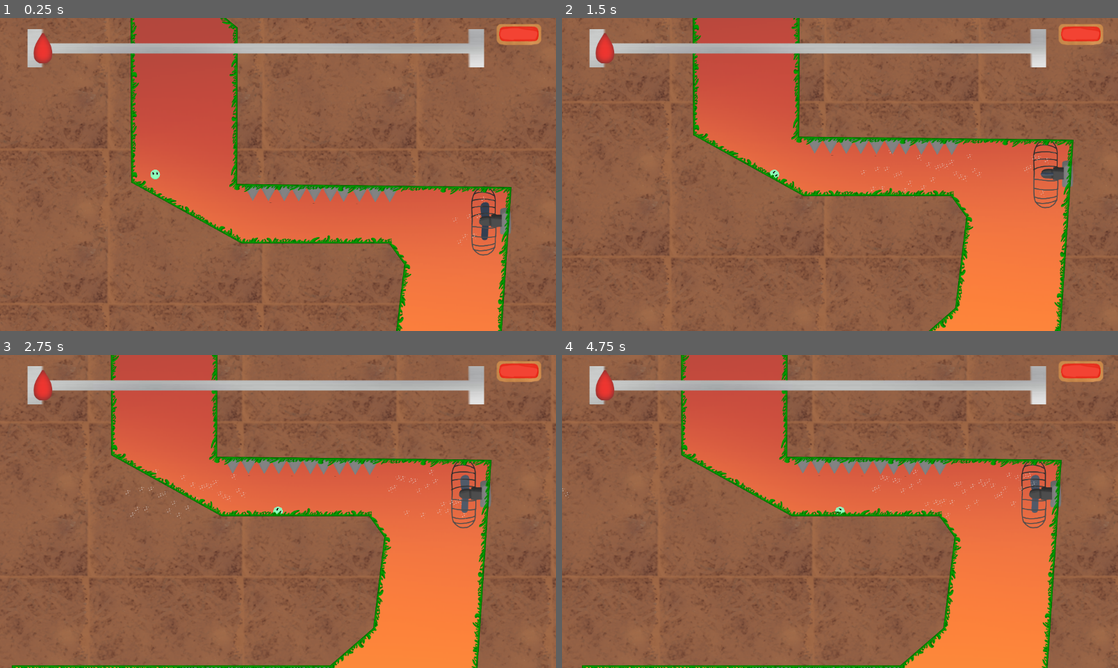
Above: before the commit, frames 1-4 (two rows, left to right).
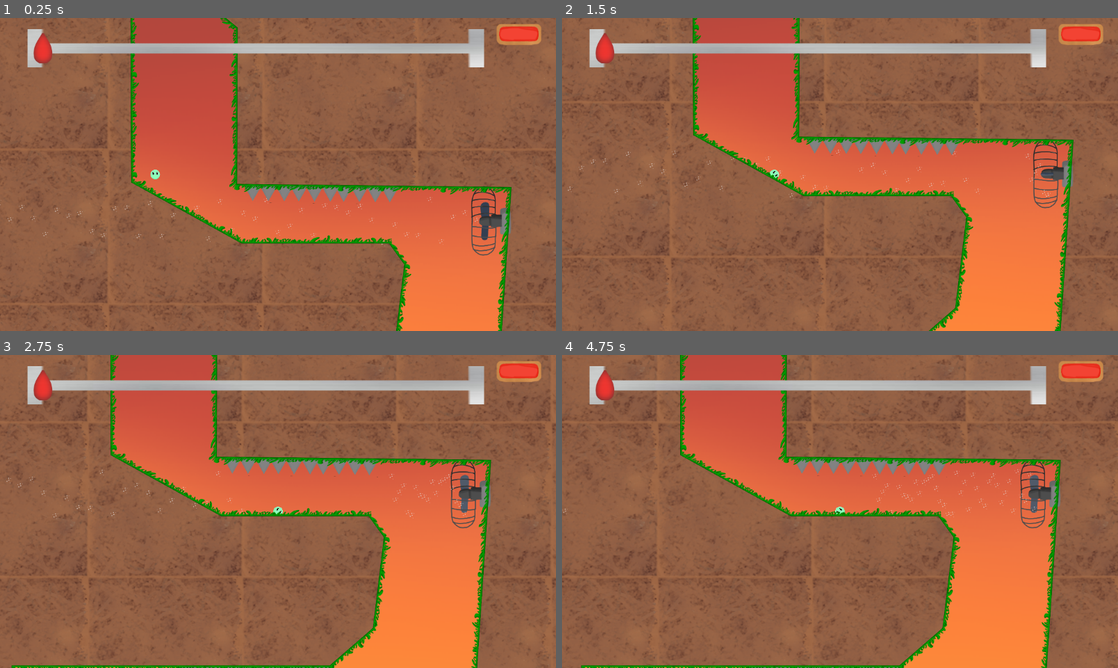
Above: after the commit, the same moments.

Repository: ryans11d2/Scale
Game: Godot game, scene res://Levels/level_4.tscn
Same seed, same stepped clock (60 frames per second), same inputs: the game is played once before the commit and once after it. This scene is started directly instead of the project's main scene. Sound files missing from this copy of the repository are replaced by a short silence.
Inputs:
- Up to frame 1 (0.25 s): no input
- Up to frame 2 (1.5 s): no input
- Up to frame 3 (2.75 s): no input
- Up to frame 4 (4.75 s): no input

The runs differ from the first frame. In frame 1, 0.1% of the frame differs, in the area x 0-88%, y 57-73%; in frame 2, 0.2%; in frame 3, 2.0%; in frame 4, 3.2%, in the area x 0-100%, y 0-100%.

Commit message:
Minor Stuff

Diff:
--- a/Levels/level_4.tscn
+++ b/Levels/level_4.tscn
@@ -26,7 +26,7 @@
 [ext_resource type="Texture2D" uid="uid://o3qv7ynpry20" path="res://Sprites/Scale_BG_Sunset.png" id="23_aup42"]
 
 [sub_resource type="RectangleShape2D" id="RectangleShape2D_awhmw"]
-size = Vector2(1116, 302)
+size = Vector2(1114, 302)
 
 [sub_resource type="SpriteFrames" id="SpriteFrames_nri3v"]
 animations = [{
@@ -58,10 +58,10 @@
 initial_velocity_max = 510.0
 gravity = Vector3(0, 0, 0)
 
-[sub_resource type="RectangleShape2D" id="RectangleShape2D_ff527"]
-size = Vector2(556, 289)
-
-[sub_resource type="ParticleProcessMaterial" id="ParticleProcessMaterial_jgypk"]
+[sub_resource type="RectangleShape2D" id="RectangleShape2D_fsnuv"]
+size = Vector2(508, 289)
+
+[sub_resource type="ParticleProcessMaterial" id="ParticleProcessMaterial_618qn"]
 particle_flag_disable_z = true
 emission_shape_scale = Vector3(1, 1.34, 1)
 emission_shape = 3
@@ -71,7 +71,10 @@
 initial_velocity_max = 510.0
 gravity = Vector3(0, 0, 0)
 
-[sub_resource type="ParticleProcessMaterial" id="ParticleProcessMaterial_jsw2t"]
+[sub_resource type="RectangleShape2D" id="RectangleShape2D_kpqwk"]
+size = Vector2(471.999, 289)
+
+[sub_resource type="ParticleProcessMaterial" id="ParticleProcessMaterial_1md01"]
 particle_flag_disable_z = true
 emission_shape_scale = Vector3(1, 1.34, 1)
 emission_shape = 3
@@ -81,7 +84,10 @@
 initial_velocity_max = 510.0
 gravity = Vector3(0, 0, 0)
 
-[sub_resource type="ParticleProcessMaterial" id="ParticleProcessMaterial_sy4e7"]
+[sub_resource type="RectangleShape2D" id="RectangleShape2D_drav1"]
+size = Vector2(589.125, 289)
+
+[sub_resource type="ParticleProcessMaterial" id="ParticleProcessMaterial_840ml"]
 particle_flag_disable_z = true
 emission_shape_scale = Vector3(1, 1.34, 1)
 emission_shape = 3
@@ -91,7 +97,10 @@
 initial_velocity_max = 510.0
 gravity = Vector3(0, 0, 0)
 
-[sub_resource type="ParticleProcessMaterial" id="ParticleProcessMaterial_r46wq"]
+[sub_resource type="RectangleShape2D" id="RectangleShape2D_semu0"]
+size = Vector2(588.125, 289)
+
+[sub_resource type="ParticleProcessMaterial" id="ParticleProcessMaterial_8vg5x"]
 particle_flag_disable_z = true
 emission_shape_scale = Vector3(1, 1.34, 1)
 emission_shape = 3
@@ -212,22 +221,23 @@
 metadata/_edit_group_ = true
 
 [node name="CollisionShape2D" type="CollisionShape2D" parent="Stuff/Fan"]
-position = Vector2(399, 52.9998)
+position = Vector2(398, 52.9998)
 shape = SubResource("RectangleShape2D_awhmw")
 
 [node name="AnimatedSprite2D" type="AnimatedSprite2D" parent="Stuff/Fan"]
 position = Vector2(-2, 63)
 sprite_frames = SubResource("SpriteFrames_nri3v")
 animation = &"new_animation"
-frame_progress = 0.615361
+frame_progress = 0.137404
 
 [node name="GPUParticles2D" type="GPUParticles2D" parent="Stuff/Fan"]
 position = Vector2(-52.9999, 53)
 amount = 60
-process_material = SubResource("ParticleProcessMaterial_x2hi2")
+process_material = SubResource("ParticleProcessMaterial_yaqfn")
 texture = ExtResource("11_32r56")
-lifetime = 2.25
-visibility_rect = Rect2(-33, -150, 871, 298)
+lifetime = 5.68067
+preprocess = 5.68067
+visibility_rect = Rect2(-60, -140, 1074, 288)
 
 [node name="Audio" type="AudioStreamPlayer2D" parent="Stuff/Fan"]
 stream = ExtResource("12_uk6b2")
@@ -246,22 +256,23 @@
 metadata/_edit_group_ = true
 
 [node name="CollisionShape2D" type="CollisionShape2D" parent="Stuff/Fan2"]
-position = Vector2(131, 58.5)
-shape = SubResource("RectangleShape2D_ff527")
+position = Vector2(97, 58.4997)
+shape = SubResource("RectangleShape2D_fsnuv")
 
 [node name="AnimatedSprite2D" type="AnimatedSprite2D" parent="Stuff/Fan2"]
 position = Vector2(-2, 63)
 sprite_frames = SubResource("SpriteFrames_nri3v")
 animation = &"new_animation"
-frame_progress = 0.615361
+frame_progress = 0.137404
 
 [node name="GPUParticles2D" type="GPUParticles2D" parent="Stuff/Fan2"]
 position = Vector2(-52.9999, 53)
 amount = 30
-process_material = SubResource("ParticleProcessMaterial_jgypk")
+process_material = SubResource("ParticleProcessMaterial_618qn")
 texture = ExtResource("11_32r56")
-lifetime = 0.95
-visibility_rect = Rect2(-33, -150, 871, 298)
+lifetime = 0.133333
+preprocess = 0.133333
+visibility_rect = Rect2(-60, -140, 468, 288)
 
 [node name="Audio" type="AudioStreamPlayer2D" parent="Stuff/Fan2"]
 stream = ExtResource("12_uk6b2")
@@ -280,22 +291,23 @@
 metadata/_edit_group_ = true
 
 [node name="CollisionShape2D" type="CollisionShape2D" parent="Stuff/Fan3"]
-position = Vector2(131, 58.5)
-shape = SubResource("RectangleShape2D_ff527")
+position = Vector2(73.0006, 58.5)
+shape = SubResource("RectangleShape2D_kpqwk")
 
 [node name="AnimatedSprite2D" type="AnimatedSprite2D" parent="Stuff/Fan3"]
 position = Vector2(-2, 63)
 sprite_frames = SubResource("SpriteFrames_nri3v")
 animation = &"new_animation"
-frame_progress = 0.615361
+frame_progress = 0.137404
 
 [node name="GPUParticles2D" type="GPUParticles2D" parent="Stuff/Fan3"]
 position = Vector2(-52.9999, 53)
 amount = 30
-process_material = SubResource("ParticleProcessMaterial_jsw2t")
+process_material = SubResource("ParticleProcessMaterial_1md01")
 texture = ExtResource("11_32r56")
-lifetime = 0.95
-visibility_rect = Rect2(-33, -150, 871, 298)
+lifetime = 0.121568
+preprocess = 0.121568
+visibility_rect = Rect2(-60, -140, 431.999, 288)
 
 [node name="Audio" type="AudioStreamPlayer2D" parent="Stuff/Fan3"]
 stream = ExtResource("12_uk6b2")
@@ -314,22 +326,23 @@
 metadata/_edit_group_ = true
 
 [node name="CollisionShape2D" type="CollisionShape2D" parent="Stuff/Fan4"]
-position = Vector2(131, 58.5)
-shape = SubResource("RectangleShape2D_ff527")
+position = Vector2(118.875, 58.5)
+shape = SubResource("RectangleShape2D_drav1")
 
 [node name="AnimatedSprite2D" type="AnimatedSprite2D" parent="Stuff/Fan4"]
 position = Vector2(-2, 63)
 sprite_frames = SubResource("SpriteFrames_nri3v")
 animation = &"new_animation"
-frame_progress = 0.615361
+frame_progress = 0.137404
 
 [node name="GPUParticles2D" type="GPUParticles2D" parent="Stuff/Fan4"]
 position = Vector2(-52.9999, 53)
 amount = 30
-process_material = SubResource("ParticleProcessMaterial_sy4e7")
+process_material = SubResource("ParticleProcessMaterial_840ml")
 texture = ExtResource("11_32r56")
-lifetime = 0.95
-visibility_rect = Rect2(-33, -150, 871, 298)
+lifetime = 0.159845
+preprocess = 0.159845
+visibility_rect = Rect2(-60, -140, 549.125, 288)
 
 [node name="Audio" type="AudioStreamPlayer2D" parent="Stuff/Fan4"]
 stream = ExtResource("12_uk6b2")
@@ -348,22 +361,23 @@
 metadata/_edit_group_ = true
 
 [node name="CollisionShape2D" type="CollisionShape2D" parent="Stuff/Fan5"]
-position = Vector2(131, 58.5)
-shape = SubResource("RectangleShape2D_ff527")
+position = Vector2(153.938, 58.5)
+shape = SubResource("RectangleShape2D_semu0")
 
 [node name="AnimatedSprite2D" type="AnimatedSprite2D" parent="Stuff/Fan5"]
 position = Vector2(-2, 63)
 sprite_frames = SubResource("SpriteFrames_nri3v")
 animation = &"new_animation"
-frame_progress = 0.615361
+frame_progress = 0.137404
 
 [node name="GPUParticles2D" type="GPUParticles2D" parent="Stuff/Fan5"]
 position = Vector2(-52.9999, 53)
 amount = 30
-process_material = SubResource("ParticleProcessMaterial_r46wq")
+process_material = SubResource("ParticleProcessMaterial_8vg5x")
 texture = ExtResource("11_32r56")
-lifetime = 0.95
-visibility_rect = Rect2(-33, -150, 871, 298)
+lifetime = 0.191422
+preprocess = 0.191422
+visibility_rect = Rect2(-60, -140, 548.125, 288)
 
 [node name="Audio" type="AudioStreamPlayer2D" parent="Stuff/Fan5"]
 stream = ExtResource("12_uk6b2")
@@ -382,22 +396,23 @@
 metadata/_edit_group_ = true
 
 [node name="CollisionShape2D" type="CollisionShape2D" parent="Stuff/Fan6"]
-position = Vector2(131, 58.5)
-shape = SubResource("RectangleShape2D_ff527")
+position = Vector2(154.438, 58.5)
+shape = SubResource("RectangleShape2D_drav1")
 
 [node name="AnimatedSprite2D" type="AnimatedSprite2D" parent="Stuff/Fan6"]
 position = Vector2(-2, 63)
 sprite_frames = SubResource("SpriteFrames_nri3v")
 animation = &"new_animation"
-frame_progress = 0.615361
+frame_progress = 0.137404
 
 [node name="GPUParticles2D" type="GPUParticles2D" parent="Stuff/Fan6"]
 position = Vector2(-52.9999, 53)
 amount = 25
-process_material = SubResource("ParticleProcessMaterial_sdbhv")
+process_material = SubResource("ParticleProcessMaterial_dde8r")
 texture = ExtResource("11_32r56")
-lifetime = 0.95
-visibility_rect = Rect2(-33, -150, 871, 298)
+lifetime = 0.191814
+preprocess = 0.191814
+visibility_rect = Rect2(-60, -140, 549.125, 288)
 
 [node name="Audio" type="AudioStreamPlayer2D" parent="Stuff/Fan6"]
 stream = ExtResource("12_uk6b2")
--- a/Levels/level_5.tscn
+++ b/Levels/level_5.tscn
@@ -478,15 +478,8 @@
 metadata/_edit_group_ = true
 
 [node name="CollisionShape2D" type="CollisionShape2D" parent="Stuff/Spikes15"]
-position = Vector2(14.5, 20.5)
-shape = SubResource("RectangleShape2D_46k4k")
-
-[node name="Spike" type="Sprite2D" parent="Stuff/Spikes15"]
-texture_repeat = 2
-position = Vector2(-145, 24)
-rotation = 3.14159
-scale = Vector2(0.22, 0.22)
-texture = ExtResource("15_vyywh")
+position = Vector2(83.8585, 22.4877)
+shape = SubResource("RectangleShape2D_46k4k")
 
 [node name="Spike2" type="Sprite2D" parent="Stuff/Spikes15"]
 texture_repeat = 2
Not shown, removed: Export/HTML/index.apple-touch-icon.png.import
Not shown, removed: Export/HTML/index.icon.png.import
Not shown, removed: Export/HTML/index.png.import
Not shown: 6 places in Levels/level_3.tscn that only renumber resources
Not shown: 3 places in Levels/level_4.tscn that only renumber resources
Not shown: 12 places in Levels/level_climb.tscn that only renumber resources
Not shown: 2 places in Levels/level_ryaniscool.tscn that only renumber resources
Not shown: 2 places in Levels/level_space.tscn that only renumber resources
Not shown: 2 places in Levels/level_template.tscn that only renumber resources
Binary file changed: Sprites/Scale_Spike.png
Not shown, removed: Export/HTML/index.apple-touch-icon.png
Not shown, removed: Export/HTML/index.audio.worklet.js
(and 12 more such lines)
